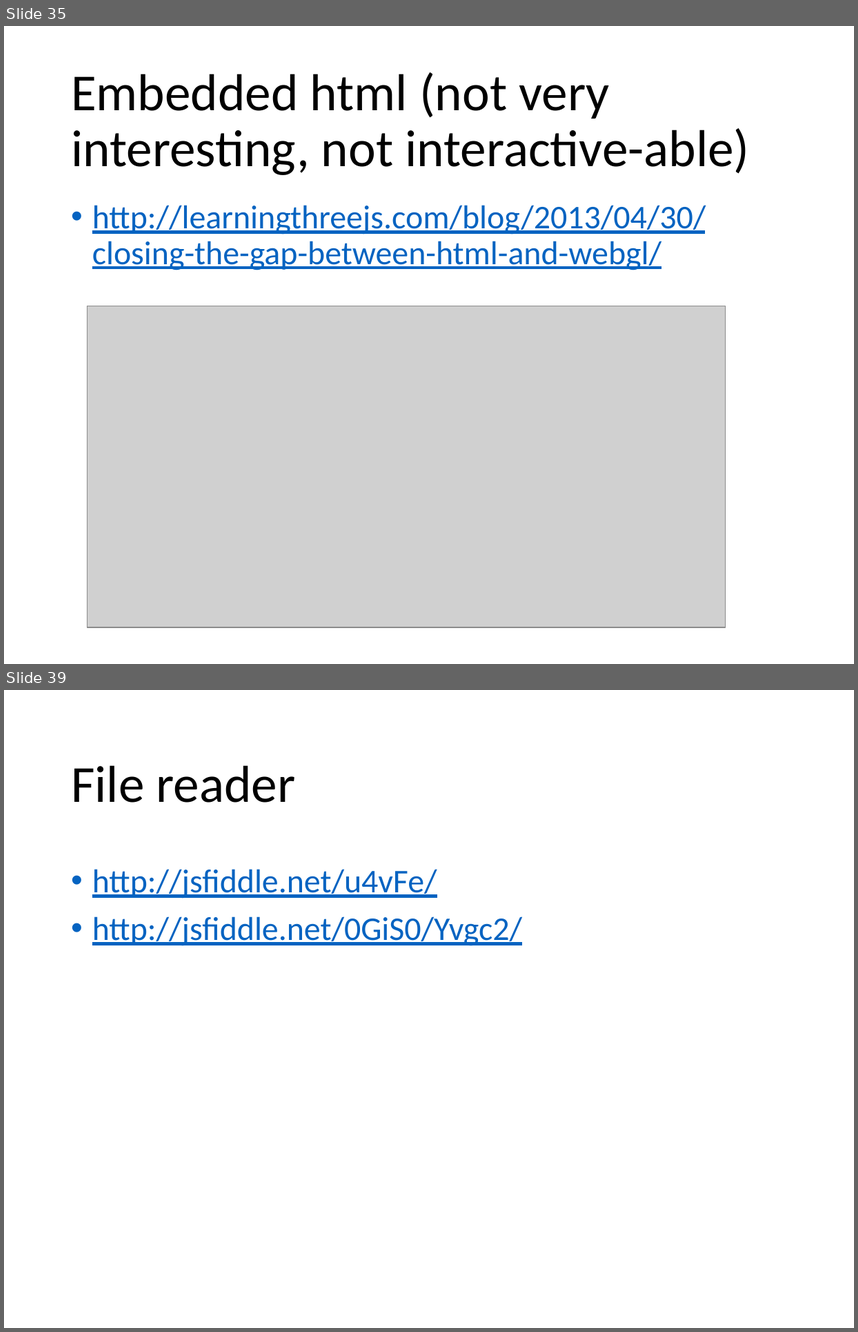
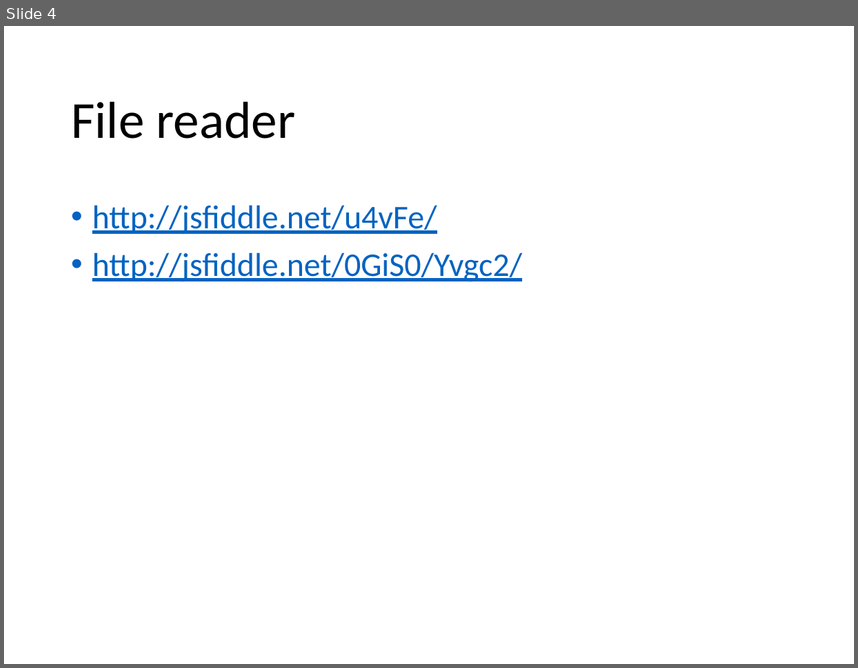
Before and after one commit to caa1211/tutsplus, a slide deck: threejs-tuts-4.pptx. Shown one above the other, each under a label of ours: slides 35 and 39 before the commit, slide 4 after it; the slides between them are not shown. The pictures are 858x1332 and 858x668 pixels, drawn with LibreOffice and Linux fonts; fonts in the diff are those of the drawing; grey boxes stand for pictures. Boxes give left, top, right and bottom in pixels: in the first picture for what was removed or moved away, otherwise in the second. Text is boxed around its words. In the diff, an @@ line names an element or a change of style, - is before the commit and + after.

```diff
--- a/threejs-tuts-4.pptx
+++ b/threejs-tuts-4.pptx
@@ slide 35 removed at bbox=[4, 26, 854, 664], background #FFFFFF @@
@@ title removed at bbox=[71, 72, 749, 175] @@
-Embedded html (not very interesting, not interactive-able)
@@ text removed at bbox=[92, 205, 706, 270] @@
-• http://learningthreejs.com/blog/2013/04/30/closing-the-gap-between-html-and-webgl/
@@ picture removed at bbox=[87, 305, 726, 627] @@
@@ what was slide 39 is now slide 4 @@
```
Also in this commit, not shown: 1 slide changed, 4 slides added, 37 other slides removed, 20 other files.
